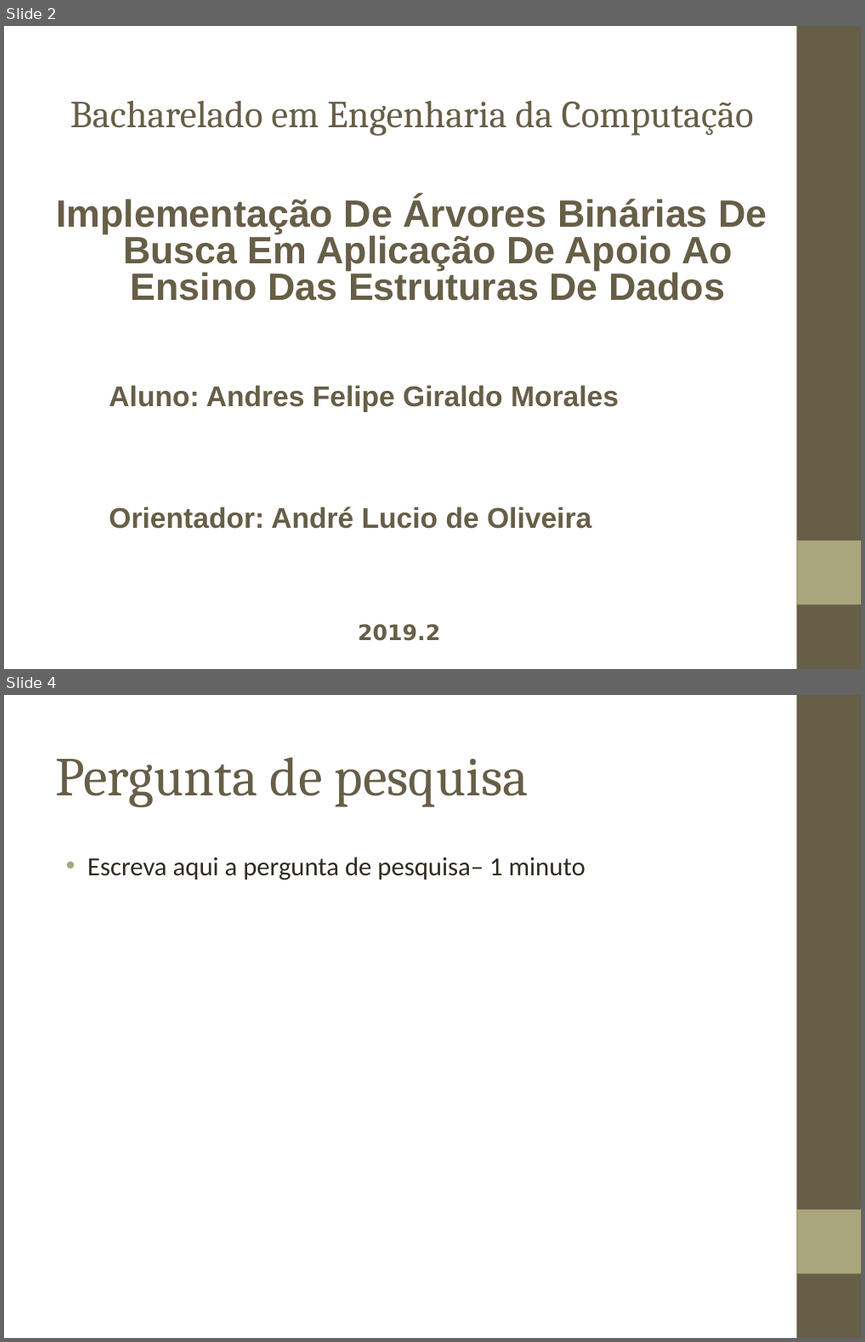
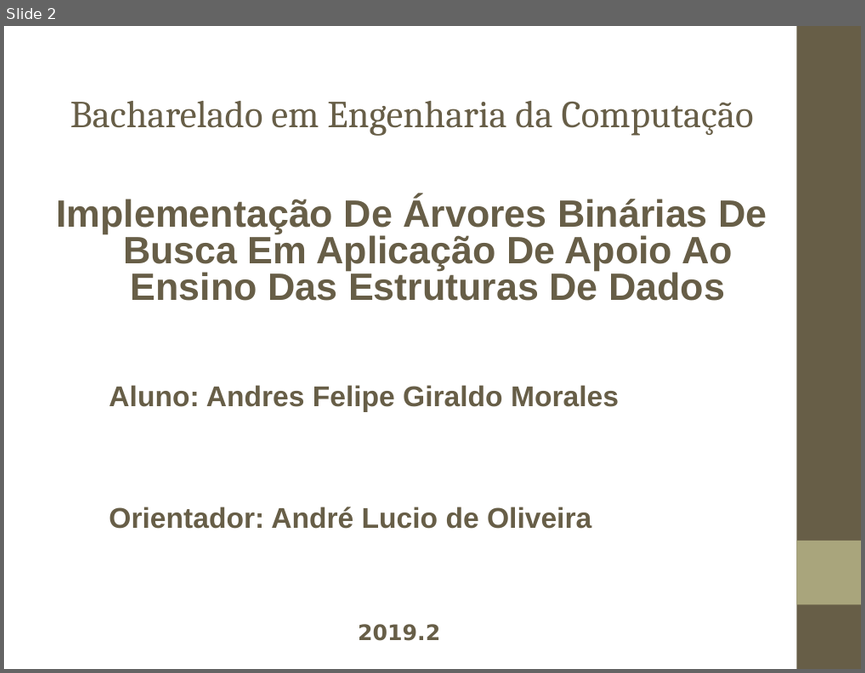
Before and after one commit to andresklr/monografia1902, a slide deck: Texto/Apresentação/Monografia 1902.ppt. Shown one above the other, each under a label of ours: slides 2 and 4 before the commit, slide 2 after it; the slides between them are not shown. The pictures are 865x1342 and 865x673 pixels, drawn with LibreOffice and Linux fonts; fonts in the diff are those of the drawing; background and template pictures are left out. Boxes give left, top, right and bottom in pixels: in the first picture for what was removed or moved away, otherwise in the second. Text is boxed around its words. In the diff, an @@ line names an element or a change of style, - is before the commit and + after.

```diff
--- a/Texto/Apresentação/Monografia 1902.ppt
+++ b/Texto/Apresentação/Monografia 1902.ppt
@@ slide 4 removed at (4,695,861,1338), background picture (left out); not listed: 2 template elements that a slide beside it also shows @@
@@ title removed at (55,757,528,807) @@
-Pergunta de pesquisa
@@ text removed at (87,857,585,880) @@
-• Escreva aqui a pergunta de pesquisa– 1 minuto
```
Also in this commit, not shown: 1 slide changed, 9 slides added, 7 other slides removed, 3 other files.
